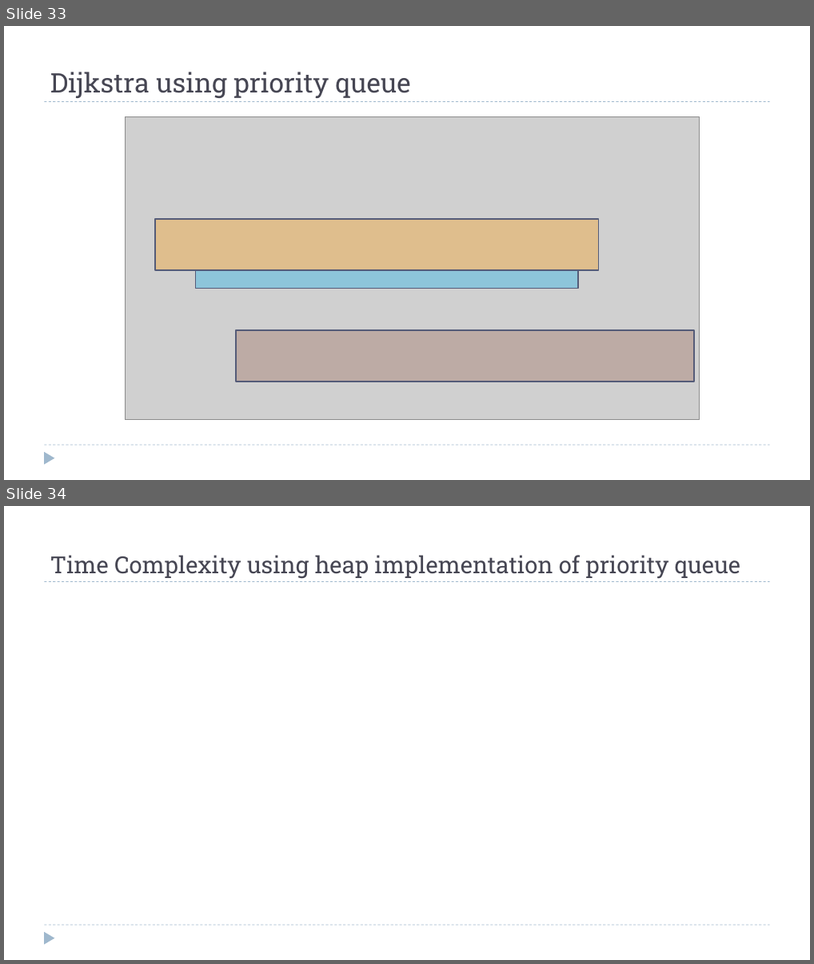
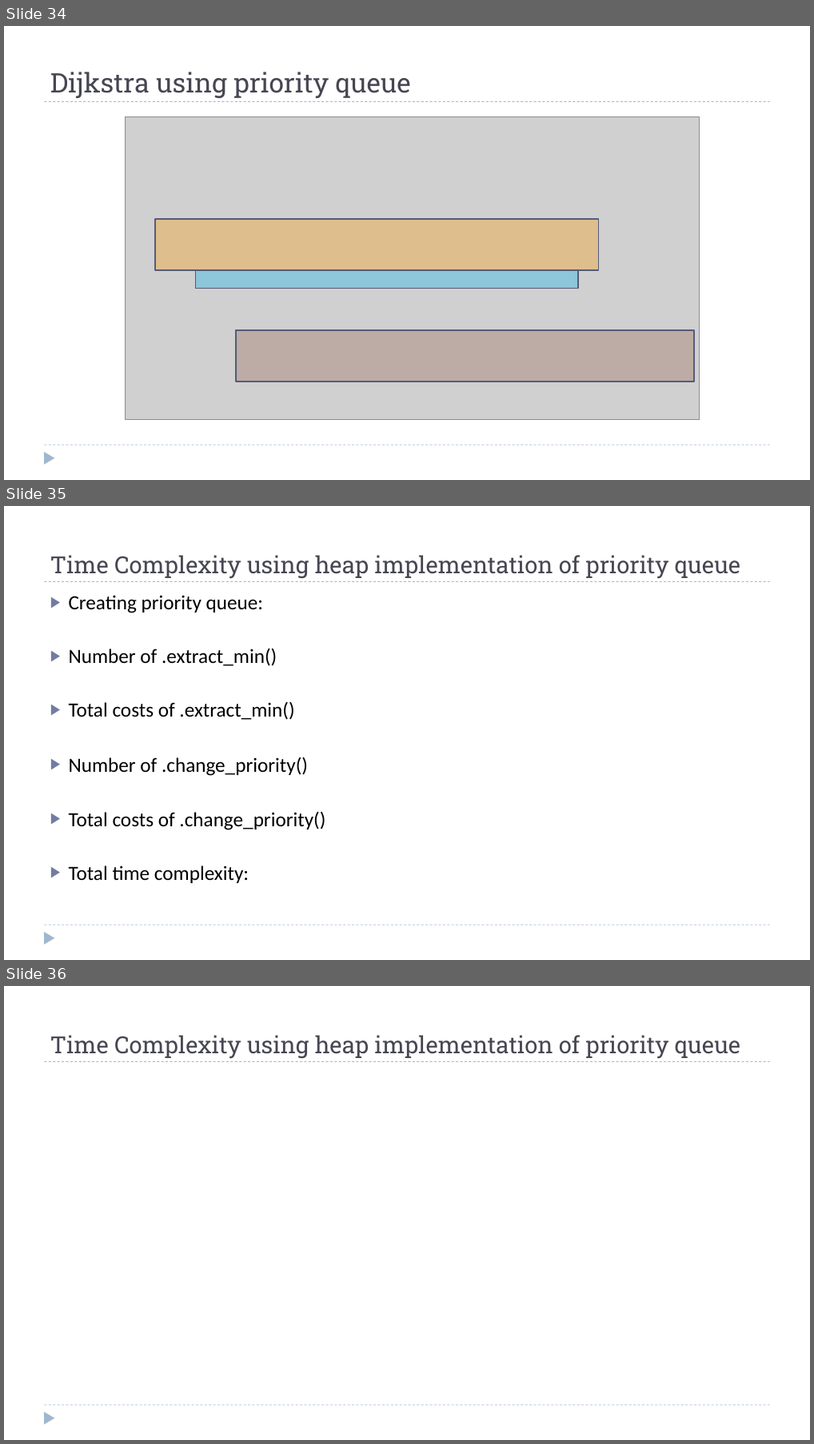
Before and after one commit to dsc-courses/dsc40b-2025-wi, a slide deck: materials/lectures/15-dijkstra/slides.pptx. Shown one above the other, each under a label of ours: slides 33 and 34 before the commit, slides 34, 35 and 36 after it. The pictures are 814x964 and 814x1444 pixels, drawn with LibreOffice and Linux fonts; fonts in the diff are those of the drawing; grey boxes stand for pictures. Boxes give left, top, right and bottom in pixels: in the first picture for what was removed or moved away, otherwise in the second. Text is boxed around its words. In the diff, an @@ line names an element or a change of style, - is before the commit and + after.

```diff
--- a/materials/lectures/15-dijkstra/slides.pptx
+++ b/materials/lectures/15-dijkstra/slides.pptx
@@ slide 35 added at <box>4,506,810,960</box>, background #FFFFFF; not listed: 3 template elements that a slide beside it also shows @@
@@ title added at <box>50,555,741,579</box>, 28 pt, text #464653 @@
+Time Complexity using heap implementation of priority queue
@@ text added at <box>69,595,326,883</box>, 24 pt, text #000000 @@
+▶ Creating priority queue:
+▶ Number of .extract_min()
+▶ Total costs of .extract_min()
+▶ Number of .change_priority()
+▶ Total costs of .change_priority()
+▶ Total time complexity:
@@ what was slide 33 is now slide 34 @@
@@ what was slide 34 is now slide 36 @@
```
Also in this commit, not shown: 1 slide changed, 1 other slide added, 20 other files.
